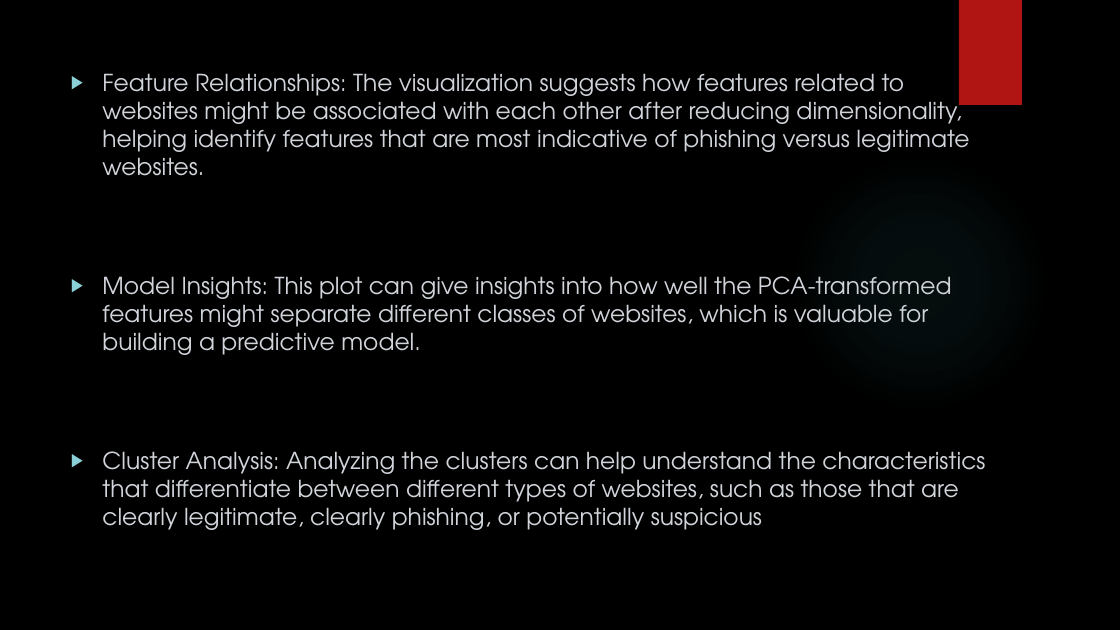
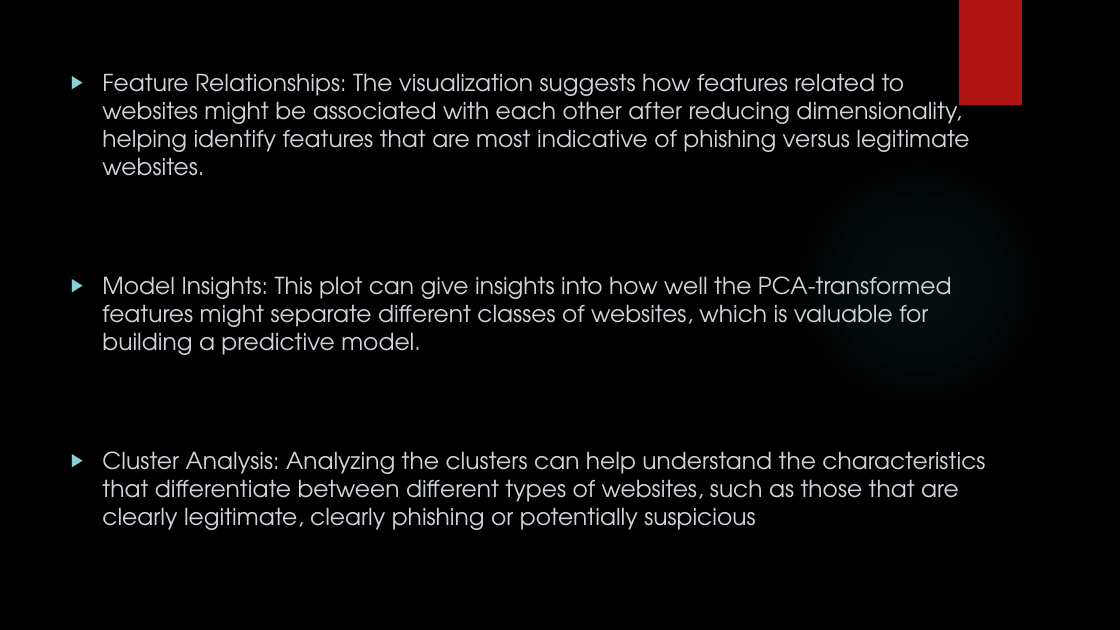
Before and after one commit to mpriyankapatil/ISU-Software_Project_2024, a slide deck: slide 15 of Week 4&5 Presentation.pptx. Drawn at 1120x630 pixels with LibreOffice and Linux fonts; fonts in the diff are those of the drawing; background and template pictures are left out. Boxes give left, top, right and bottom in pixels: in the first picture for what was removed or moved away, otherwise in the second. Text is boxed around its words. In the diff, an @@ line names an element or a change of style, - is before the commit and + after.

```diff
--- a/Week 4&5 Presentation.pptx
+++ b/Week 4&5 Presentation.pptx
@@ text at bbox=[102, 451, 985, 530]: text changed @@
-▶ Cluster Analysis: Analyzing the clusters can help understand the characteristics that differentiate between different types of websites, such as those that are clearly legitimate, clearly phishing, or potentially suspicious
+▶ Cluster Analysis: Analyzing the clusters can help understand the characteristics that differentiate between different types of websites, such as those that are clearly legitimate, clearly phishing or potentially suspicious
```
Also in this commit, not shown: 1 other slide changed, 2 other files.
